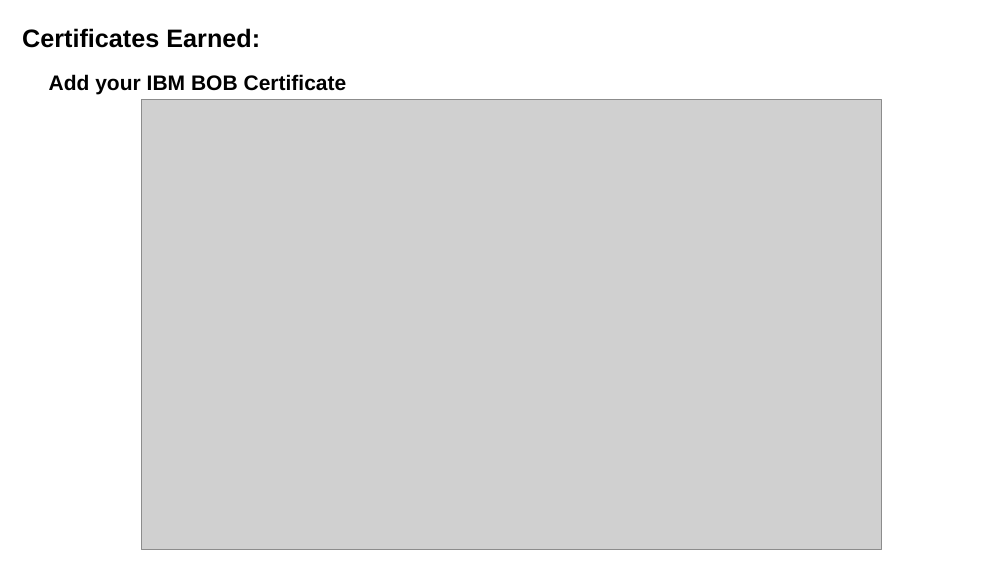
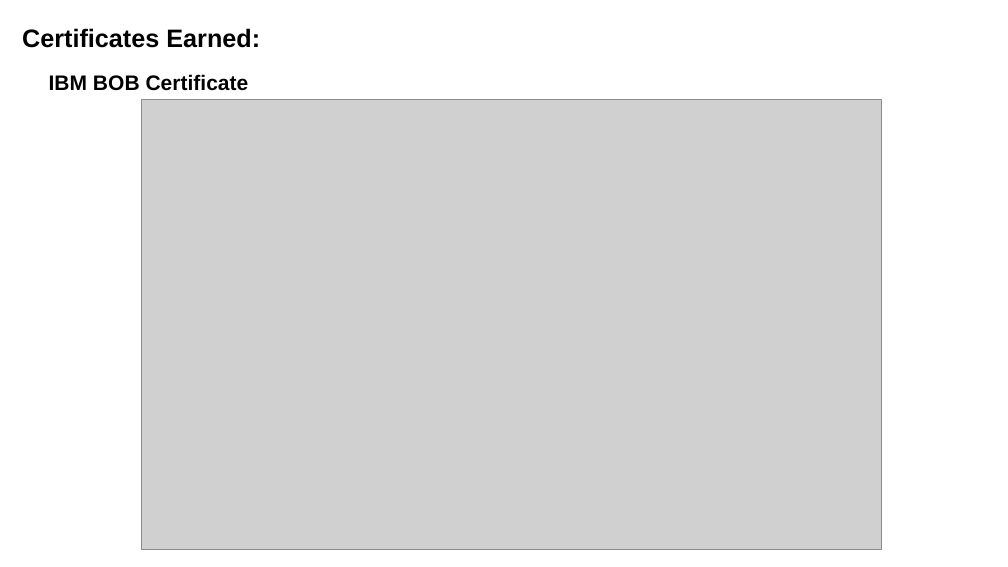
Before and after one commit to naveencoding75/nutrition-agent, a slide deck: slide 19 of Project_Presentation.pptx. Drawn at 1008x567 pixels with LibreOffice and Linux fonts; fonts in the diff are those of the drawing; grey boxes stand for pictures. Boxes give left, top, right and bottom in pixels: in the first picture for what was removed or moved away, otherwise in the second. Text is boxed around its words. In the diff, an @@ line names an element or a change of style, - is before the commit and + after.

```diff
--- a/Project_Presentation.pptx
+++ b/Project_Presentation.pptx
@@ text at (49, 74, 249, 91): text changed @@
-Add your IBM BOB Certificate
+IBM BOB Certificate
```
Also in this commit, not shown: 7 other slides changed, 1 other file.
